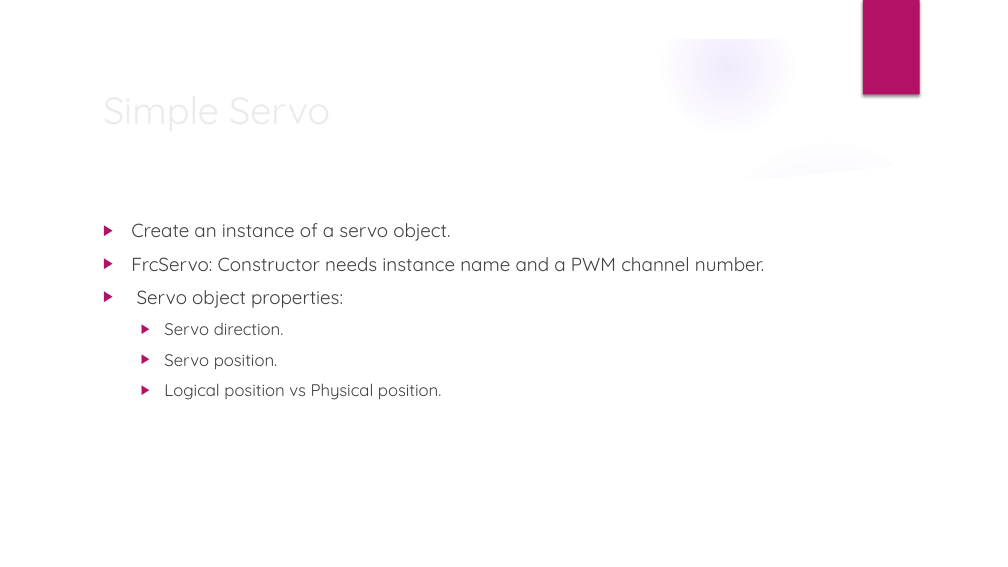
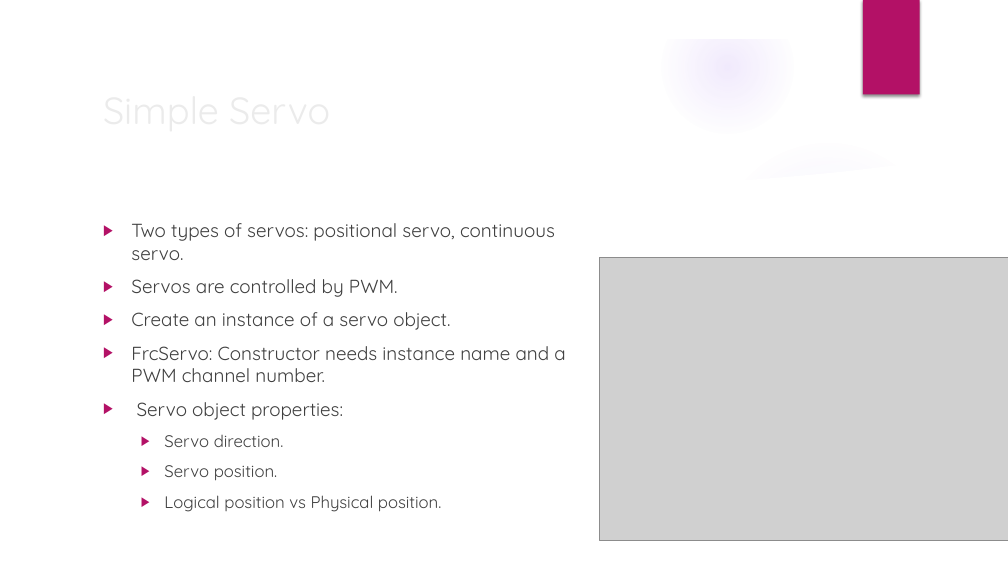
Before and after one commit to trc492/FrcProgrammingClass, a slide deck: slide 3 of Lesson4/AdvancedRoboticsLesson4.pptx. Drawn at 1008x567 pixels with LibreOffice and Linux fonts; fonts in the diff are those of the drawing; grey boxes stand for pictures; background and template pictures are left out. Boxes give left, top, right and bottom in pixels: in the first picture for what was removed or moved away, otherwise in the second. Text is boxed around its words. In the diff, an @@ line names an element or a change of style, - is before the commit and + after.

```diff
--- a/Lesson4/AdvancedRoboticsLesson4.pptx
+++ b/Lesson4/AdvancedRoboticsLesson4.pptx
@@ text at (x1=131, y1=223, x2=555, y2=297): paragraphs added @@
+▶ Two types of servos: positional servo, continuous servo.
+▶ Servos are controlled by PWM.
@@ picture added at (x1=600, y1=258, x2=1008, y2=541) @@
```
Also in this commit, not shown: 5 other slides changed, 1 slide added, 1 slide removed, 3 other files.
